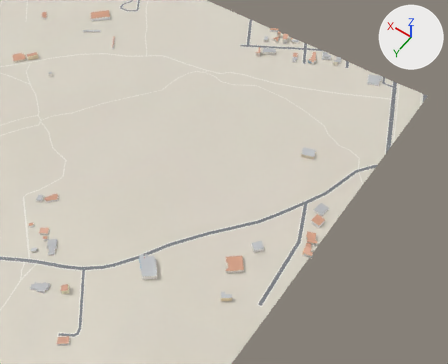
Two versions of the glTF model public/world/tiles/3_-4.glb, one commit apart.
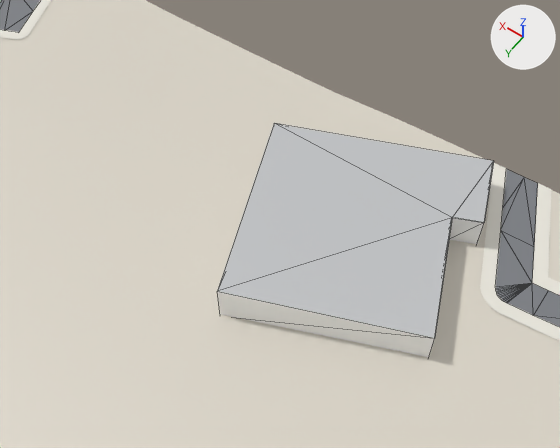
There are two pictures of each version: one from a 50 mm lens placed at (2798.4, 4015.6, 926.7), pointed at (3227.2, 3415.3, -16.7), one close up from a 50 mm lens placed at (3086.4, 3075.0, 88.6), pointed at (3120.6, 3027.2, 13.5). Lighting does not change. The marker at upper right points along +X, +Y and +Z. The last two pictures show the newer version. The close-ups show mesh edges as thin lines. Where no turn or scale is listed for an object, it has been applied to the vertices. Vertices at exactly the same position are counted once.

Names of what the first close-up shows: 'Ground', 'Road', 'Roofs', 'Sidewalk', 'Walls' and 1 more.
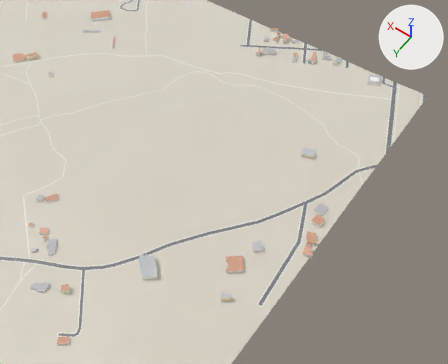
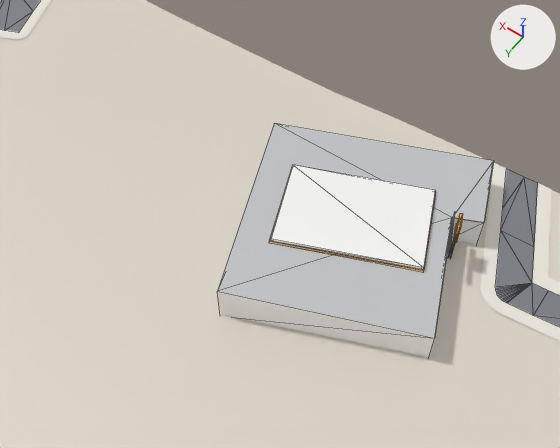
Location of each change, [x1, y1, x2, y2] in pixels of the close-ups (560 x 448 px):
'Detail', reshaped (not visible before): after [269, 165, 463, 272]

The change, as a diff of the scene's bpy script:
```diff
--- a/public/world/tiles/3_-4.glb.py
+++ b/public/world/tiles/3_-4.glb.py
@@ me_detail @@
 # used by ob_detail; location = (3185.1, 3339.0, 14.4)
-me_detail.from_pydata(...)  # 174 vertices, 116 faces; spans x -174.0..174.0, y -331.0..331.0, z -5.0..5.0
+me_detail.from_pydata(...)  # 350 vertices, 380 faces; spans x -174.0..174.0, y -331.0..331.0, z -5.0..5.0
+# me_detail part 1
+# 168 vertices are added at x -84.0..-61.0, y -329.0..-308.0, z -4.0..3.0
+# 8 new vertices lie (0.0, 0.0, 5.0) away from vertices in x -78.0..-66.0, y -325.0..-309.0, z -4.0
+# 264 new faces join them
 me_detail.materials.append(mat_defaultmaterial_010)
```
